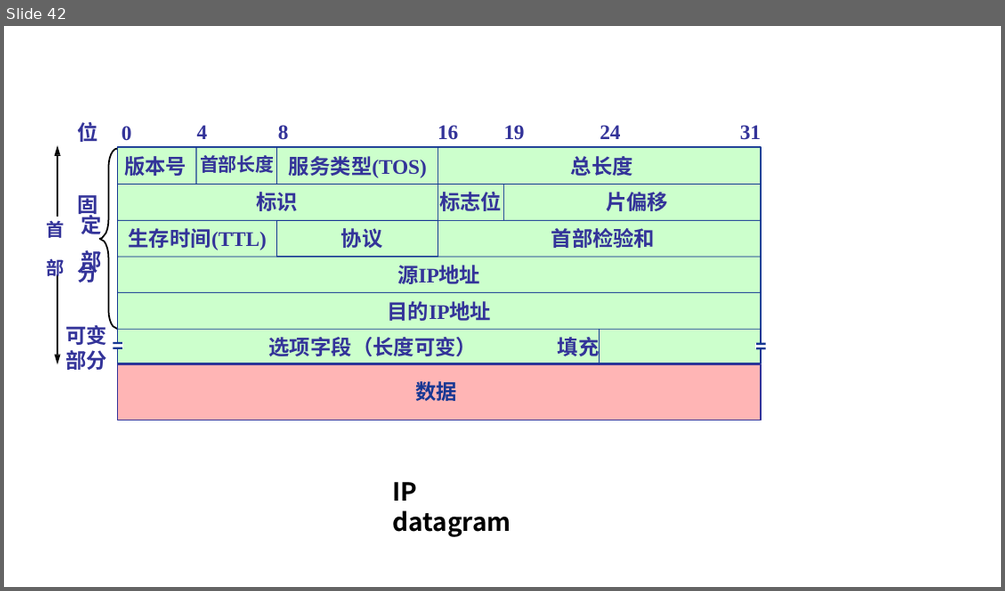
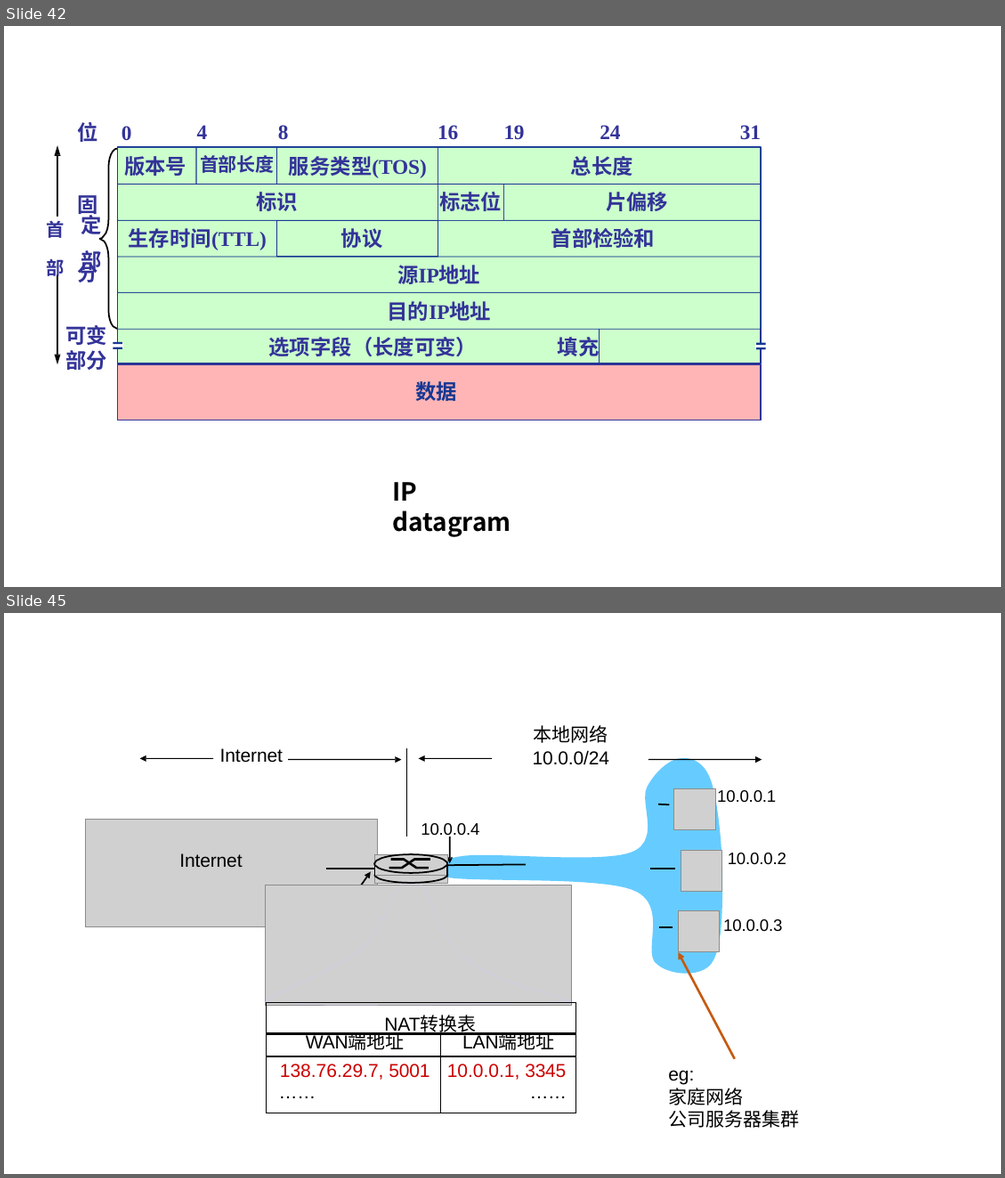
Before and after one commit to guofei9987/a, a slide deck: computer/network/计算机网络-素材.pptx. Shown one above the other, each under a label of ours: slide 42 before the commit, slides 42 and 45 after it; the slides between them are not shown. The pictures are 1005x591 and 1005x1178 pixels, drawn with LibreOffice and Linux fonts; fonts in the diff are those of the drawing; grey boxes stand for pictures. Boxes give left, top, right and bottom in pixels: in the first picture for what was removed or moved away, otherwise in the second. Text is boxed around its words. In the diff, an @@ line names an element or a change of style, - is before the commit and + after.

```diff
--- a/computer/network/计算机网络-素材.pptx
+++ b/computer/network/计算机网络-素材.pptx
@@ slide 45 added at (4, 613, 1001, 1174), background #FFFFFF @@
@@ picture added at (674, 788, 715, 830) @@
@@ picture added at (680, 850, 722, 892) @@
@@ group added at (86, 725, 786, 973): 13 freeform shapes, 8 texts, 3 pictures @@
+Internet
+10.0.0.1
+10.0.0.2
+10.0.0.3
+10.0.0.4
+138.76.29.7
+本地网络
+10.0.0/24
+Internet
@@ picture added at (265, 884, 572, 1005) @@
@@ freeform shape added at (265, 884, 572, 1005), outline #CCCCFF 0.25 pt @@
@@ picture added at (679, 910, 720, 952) @@
@@ arrow added from (735, 1059) to (679, 952), #C55A11 2.25 pt @@
@@ table added at (267, 1003, 576, 1113), 3 rows, 2 columns @@
+NAT转换表 | 
+WAN端地址 | LAN端地址
+138.76.29.7, 5001 / …… | 10.0.0.1, 3345 / ……
@@ text added at (668, 1070, 799, 1127), 18 pt, text #000000 @@
+eg:
+家庭网络
+公司服务器集群
```
Also in this commit, not shown: 12 other slides added, 2 other files.
